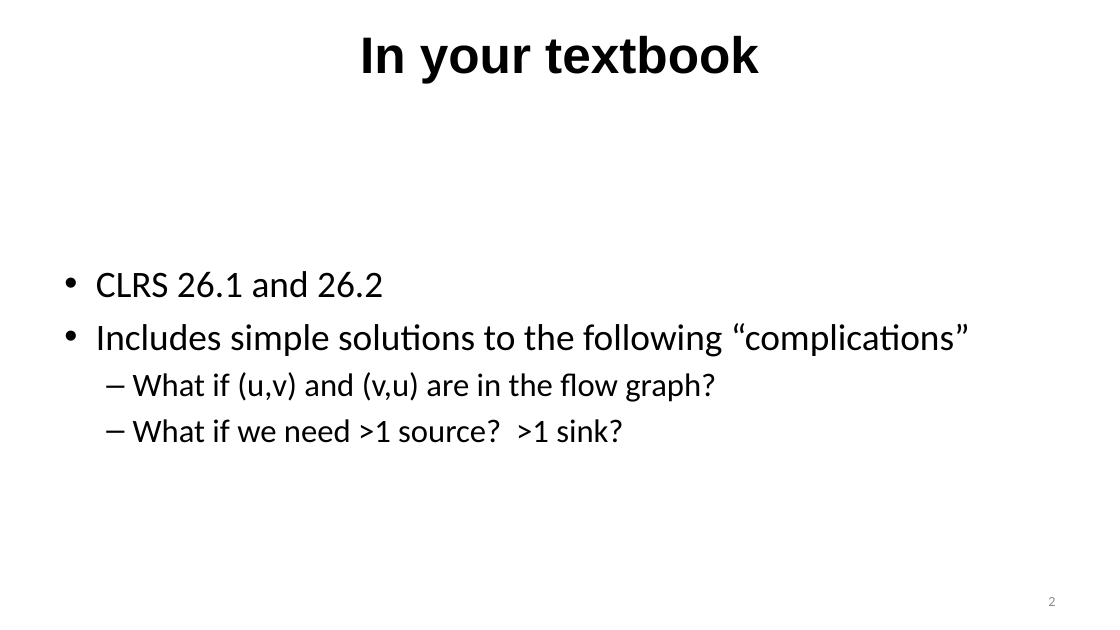
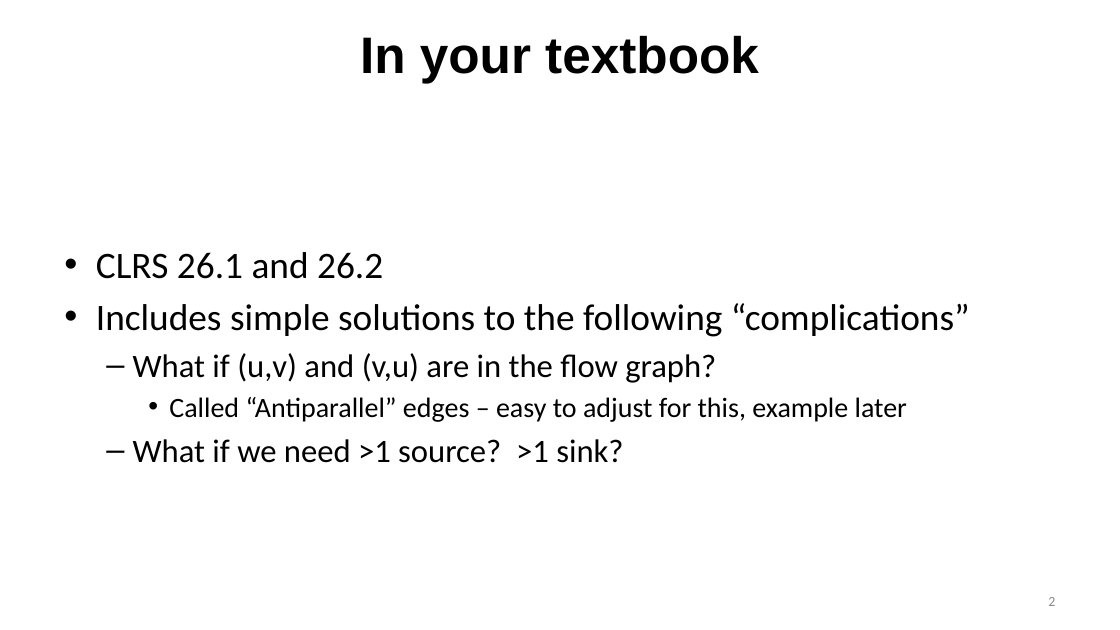
Before and after one commit to uva-cs/cs4102-f21, a slide deck: slide 2 of slides/Network-Flow_horton-f21.pptx. Drawn at 1120x630 pixels with LibreOffice and Linux fonts; fonts in the diff are those of the drawing. Boxes give left, top, right and bottom in pixels: in the first picture for what was removed or moved away, otherwise in the second. Text is boxed around its words. In the diff, an @@ line names an element or a change of style, - is before the commit and + after.

```diff
--- a/slides/Network-Flow_horton-f21.pptx
+++ b/slides/Network-Flow_horton-f21.pptx
@@ text at bbox=[169, 397, 907, 422]: paragraph added @@
+    • Called “Antiparallel” edges – easy to adjust for this, example later
```
Also in this commit, not shown: 1 other slide changed, 1 slide added, 5 other files.
